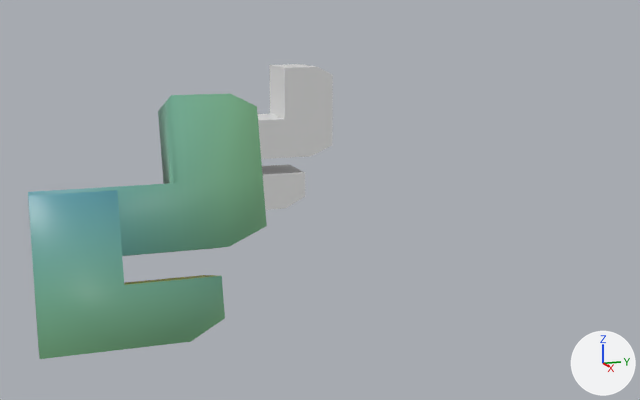
The Blender file PYTHON WORKSHOP.blend: old version first, new version second.
Both versions are drawn from a 50 mm lens placed at (14.05, -3.74, 2.37), pointed at (0.18, 1.0, -0.66). The axes (+X, +Y, +Z) are drawn at lower right. The lights are the same throughout.
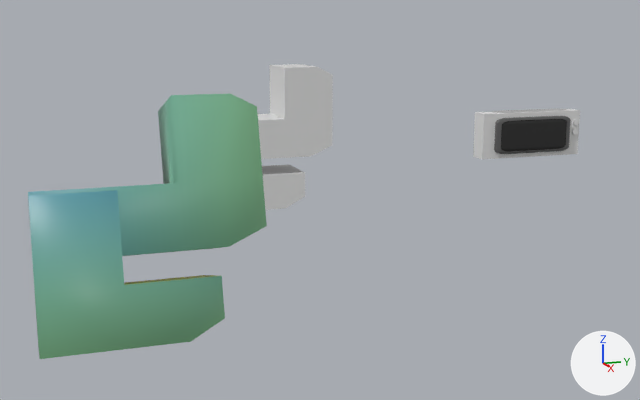
Where the change shows, as pixel boxes [x1, y1, x2, y2] in the pictures (640 x 400 px):
'Cube.004', added
    after: [473, 109, 580, 159]
'Cube.006', added (black)
    after: [501, 119, 567, 152]
'Cube.007', added
    after: [494, 116, 571, 154]

Edits to the bpy script that builds the scene:
```text
Add mat_material_008:
    mat_material_008 = principled_material('Material.008')
    mat_material_008.base_color = (0.0234, 0.0234, 0.0234)  # black #2a2a2a
    mat_material_008.roughness = 0.0
Add mat_material_007:
    mat_material_007 = principled_material('Material.007')
    mat_material_007.base_color = (0.109, 0.109, 0.109)  # dark grey #5d5d5d
Add me_cube_009:
    me_cube_009.from_pydata(...)  # a box spanning x -1.0..1.0, y -1.0..1.0, z -1.0..1.0
    me_cube_009.polygons.foreach_set('use_smooth', [True] * 6)
    me_cube_009.materials.append(mat_material_008)  # black #2a2a2a
Add me_cube_008:
    me_cube_008.from_pydata(...)  # 4002 vertices, 3924 faces; spans x -1.0..0.98, y -1.0..1.0, z -1.0..1.0
    me_cube_008.polygons.foreach_set('use_smooth', [True] * 3924)
    me_cube_008.materials.append(mat_material_007)  # dark grey #5d5d5d
Add me_cube_005:
    me_cube_005.from_pydata(...)  # a box spanning x -1.0..1.0, y -1.0..1.0, z -1.0..1.0
Add ob_cube_006:
    ob_cube_006 = bpy.data.objects.new('Cube.006', me_cube_009)
    ob_cube_006.location = (-4.75, 8.14, -0.46)
    ob_cube_006.scale = (0.154, 0.917, 0.374)
    _m = ob_cube_006.modifiers.new('Bevel', 'BEVEL')
    _m.width = 0.27
    _m.width_pct = 0.27
    _m.segments = 20
    _m.limit_method = 'NONE'
Add ob_cube_007:
    ob_cube_007 = bpy.data.objects.new('Cube.007', me_cube_008)
    ob_cube_007.location = (-4.77, 8.14, -0.46)
    ob_cube_007.scale = (0.18, 1.03, 0.436)
Add ob_cube_004:
    ob_cube_004 = bpy.data.objects.new('Cube.004', me_cube_005)
    ob_cube_004.location = (-4.94, 8.14, -0.46)
    ob_cube_004.scale = (0.225, 1.34, 0.547)
```
